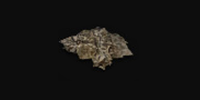
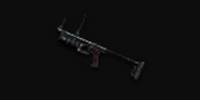
Layer changes from the first w=200, h=100 image to the second:
hid group "materials" (5 layers) over (55, 14, 146, 84)
showed group "weapons" (38 layers) over (55, 14, 146, 84)
added layer "grm-40" in group "weapons" over (55, 14, 146, 84)
